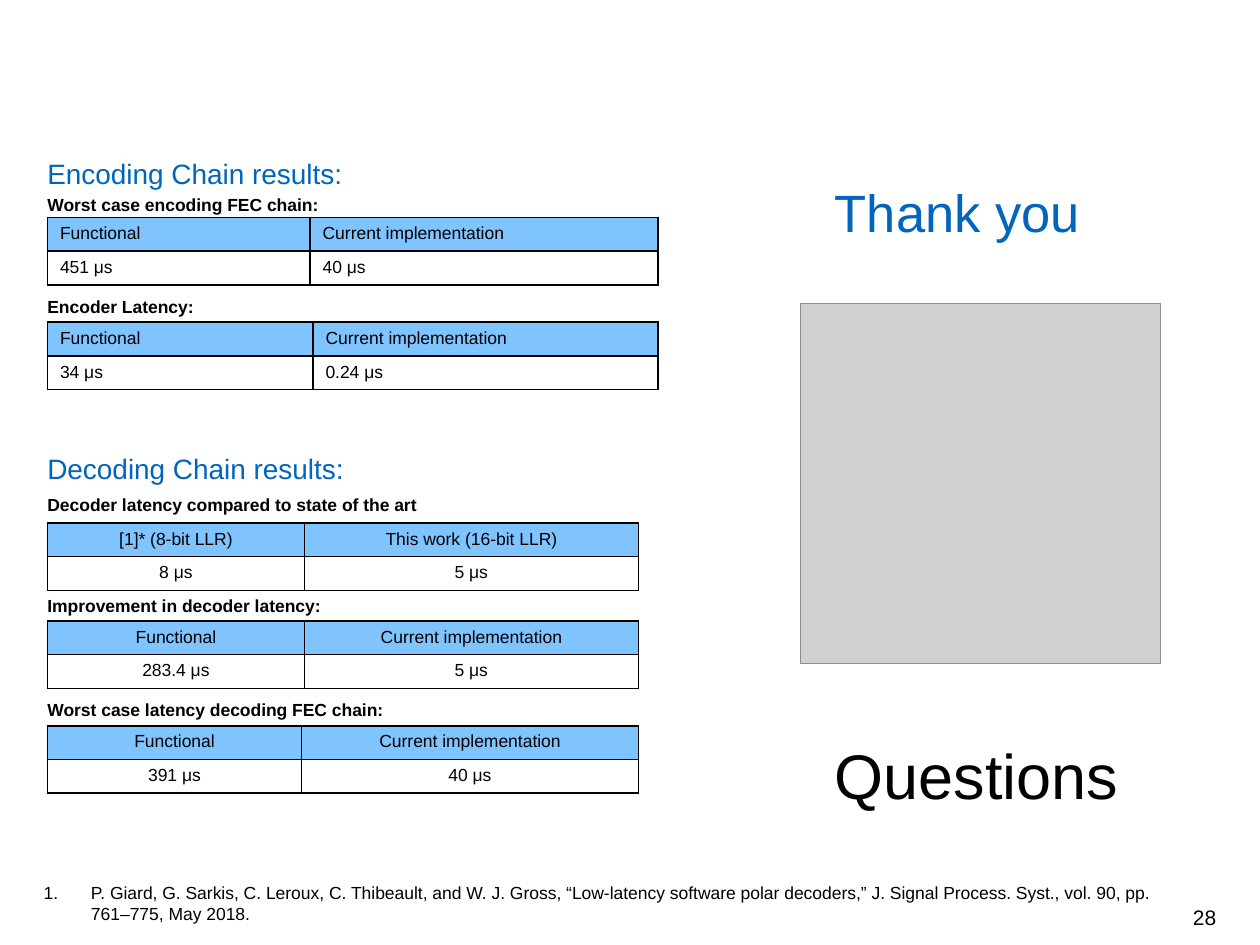
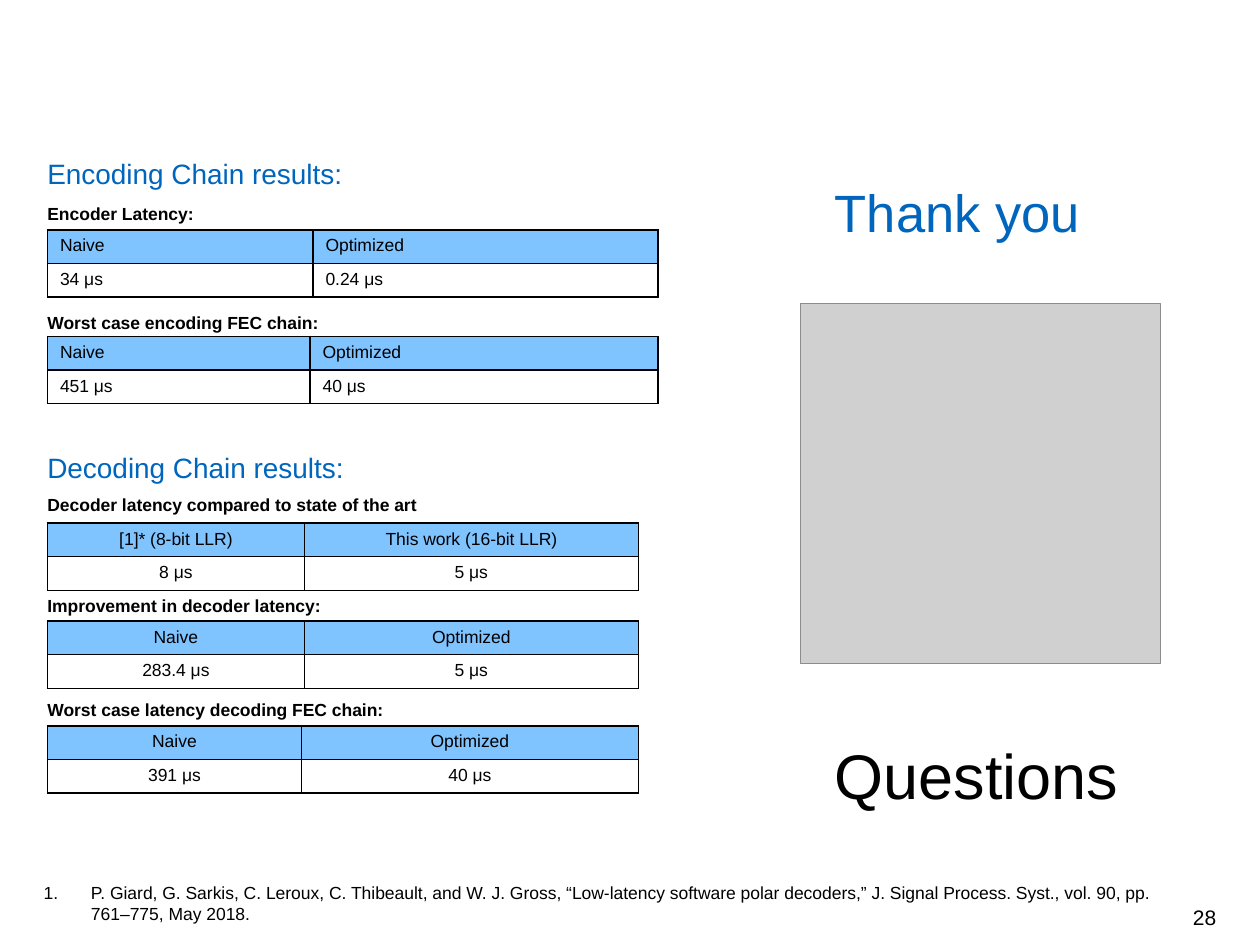
Before and after one commit to yadhu1961/thesis_5GPolorCodes, a slide deck: slide 28 of final_presentation/finalPpt1.4.pptx. Drawn at 1260x945 pixels with LibreOffice and Linux fonts; fonts in the diff are those of the drawing; grey boxes stand for pictures; background and template pictures are left out. Boxes give left, top, right and bottom in pixels: in the first picture for what was removed or moved away, otherwise in the second. Text is boxed around its words. In the diff, an @@ line names an element or a change of style, - is before the commit and + after.

```diff
--- a/final_presentation/finalPpt1.4.pptx
+++ b/final_presentation/finalPpt1.4.pptx
@@ text "Encoder Latency:": place and size @@
-text "Encoder Latency:" at [47,300,194,317]
+text "Encoder Latency:" at [47,207,194,224]
@@ table at [48,229,659,296] @@
-row 1, column 1: Functional
+row 1, column 1: Naive
-row 1, column 2: Current implementation
+row 1, column 2: Optimized
@@ table: place and size @@
-table at [48,323,659,389]
+table at [48,229,659,296]
@@ text "Worst case encoding FEC chain:": place and size @@
-text "Worst case encoding FEC chain:" at [47,198,318,215]
+text "Worst case encoding FEC chain:" at [47,316,318,333]
@@ table: place and size @@
-table at [48,218,658,285]
+table at [48,336,658,403]
@@ table at [48,336,658,403] @@
-row 1, column 1: Functional
+row 1, column 1: Naive
-row 1, column 2: Current implementation
+row 1, column 2: Optimized
@@ table at [48,621,639,688] @@
-row 1, column 1: Functional
+row 1, column 1: Naive
-row 1, column 2: Current implementation
+row 1, column 2: Optimized
@@ table at [48,726,639,793] @@
-row 1, column 1: Functional
+row 1, column 1: Naive
-row 1, column 2: Current implementation
+row 1, column 2: Optimized
```
Also in this commit, not shown: 3 other slides changed, 2 other files.
